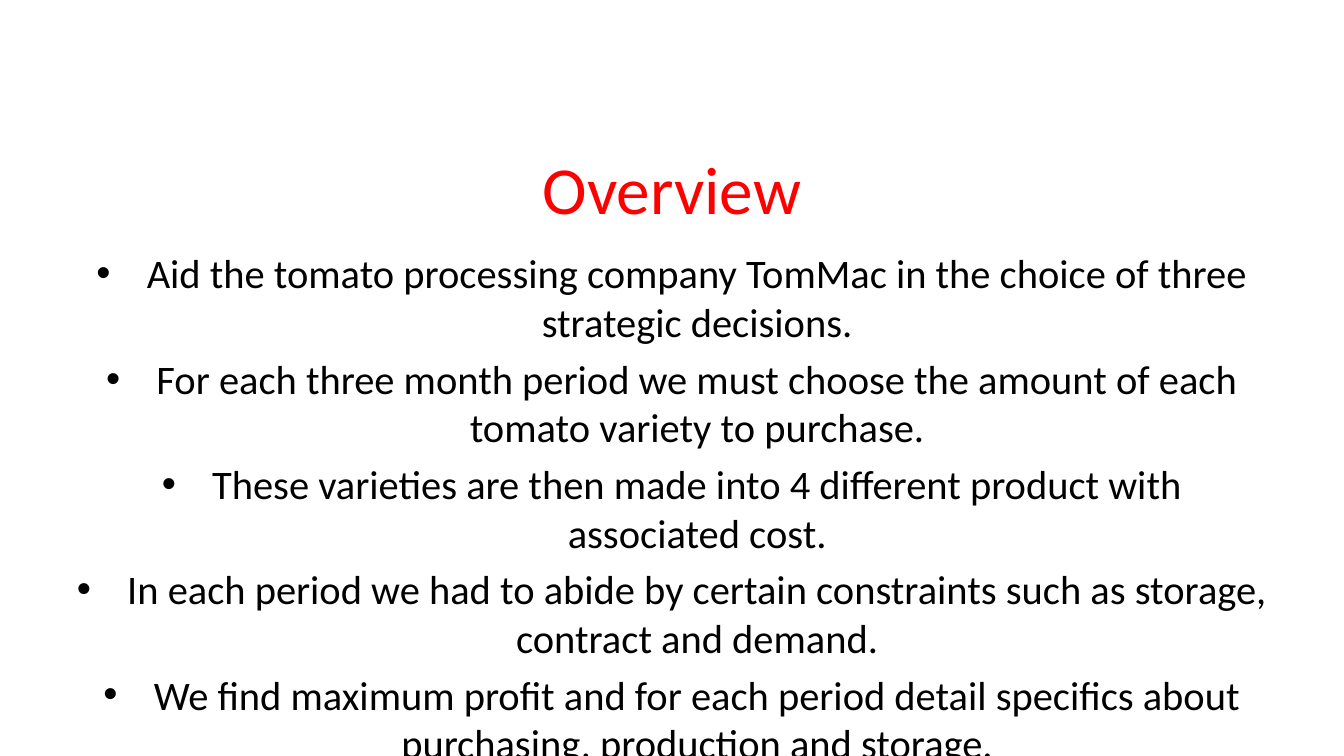
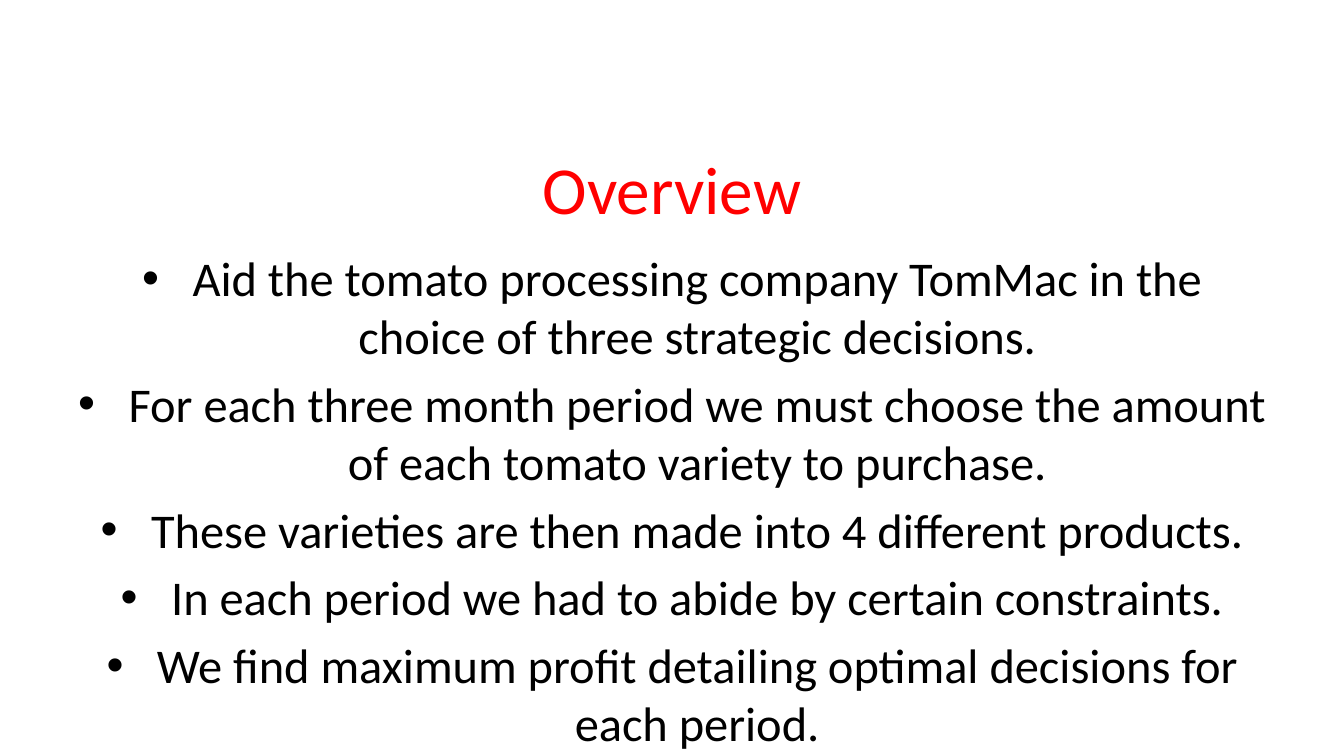
Before and after one commit to macwalker-mac/LPMS_Report, a slide deck: slide 2 of TomMac Consultation.pptx. Drawn at 1344x756 pixels with LibreOffice and Linux fonts; fonts in the diff are those of the drawing; background and template pictures are left out. Boxes give left, top, right and bottom in pixels: in the first picture for what was removed or moved away, otherwise in the second. Text is boxed around its words. In the diff, an @@ line names an element or a change of style, - is before the commit and + after.

```diff
--- a/TomMac Consultation.pptx
+++ b/TomMac Consultation.pptx
@@ text at bbox=[129, 262, 1266, 488]: size 28.9 to 34.5 pt in "Aid the tomato processing company TomMac in ...", "For each three month period we must ..."; more space between paragraphs @@
@@ text at bbox=[151, 514, 1243, 692]: text changed; size 28.9 to 34.5 pt @@
-• These varieties are then made into 4 different product with associated cost.
-• In each period we had to abide by certain constraints such as storage, contract and demand.
-• We find maximum profit and for each period detail specifics about purchasing, production and storage.
+• These varieties are then made into 4 different products.
+• In each period we had to abide by certain constraints.
+• We find maximum profit detailing optimal decisions for each period.
```
Also in this commit, not shown: 2 other slides changed, 2 slides added.
